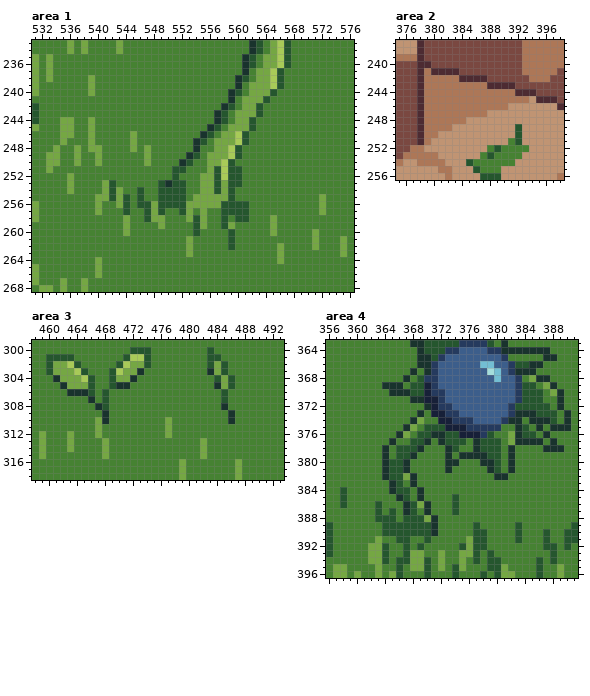
Pixel-art file: images/unsorted/sword in the stone practice.aseprite. Above: the version before the commit.
615x700 pixels, 1 frame. Colours within 5 levels of each other are drawn and written as one. Shown: area 1: x 531..576, y 233..268; area 2: x 375..398, y 237..256; area 3: x 458..493, y 299..318; area 4: x 356..391, y 363..396. The commit also changed other parts of the picture, which this record leaves out.
Now the later version:
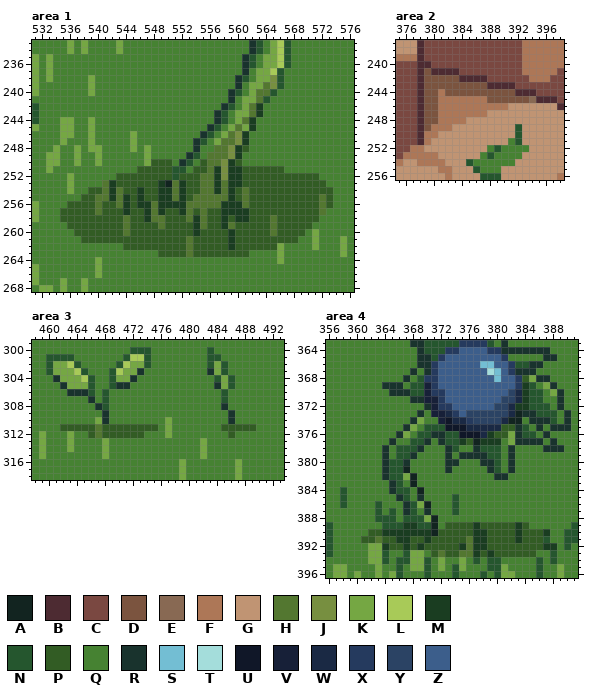
Palette (. is transparent): A #122420  B #4d2b32  C #7a4841  D #7b543f  E #886953  F #ad7757  G #c09473  H #537730  J #778f40  K #75a743  L #a8ca58  M #1a3d21  N #25562e  P #325c24  Q #468232  R #19332d  S #73bed3  T #a4dddb  U #101728  V #172038  W #1a2944  X #253a5e  Y #2b4364  Z #3c5e8b
The edit:
layer "Shade" opacity 30% multiply added
Changed rows in their new state; - is an unchanged pixel.
Area 1, layer "Shade":
first column x 535:
238 ------------------------------J--------
239 -----------------------------HJ--------
240 ----------------------------HH---------
241 ----------------------------H----------
242 ---------------------------HM----------
243 ---------------------------HM----------
244 --------------------------HM-----------
245 -------------------------H-M-----------
246 ------------------------HJM------------
247 -----------------------HHJM------------
248 ----------------------HHJMP------------
249 ---------------------HHHJM-------------
250 -------------PPP----PHHJMP-------------
251 -----------PPPPP---PPHMJMMPPPPPP-------
252 --------PPPPPPPP-PPPHHMJMMPPPPPPPPPPP--
253 ------HMPPPPPPMAHMPPHHMHMMPPPPPPPPPPPP-
254 ----PPHMHPPMPPMMHMPPHHMHMPHPPPPPPPPPPPP
255 ---PPHHMHMPMPPMMHMPHHHHHMPHPPPPPPPPPPHP
256 -PPPPHPPHMPMMHMMMMHHHHHMMMHPPPPPPPPPPHP
257 PPPPPHPPPMPPMHMPPMHPHPPMMMMPPPPPPPPPPH-
258 PPPPPPPPPHPPMHHPPPHMHPPMPMMPPPHPPPPPP--
259 -PPPPPPPPHPPPPHPPPPMHPPMHPPPPPHPPPPP---
260 --PPPPPPPHPPPPPPPPPMPPPPMPPPPPHPPPP----
261 ---PPPPPPPPPPPPPPPHPPPPPMPPPPPPPPP-----
262 ---------PPPPPPPPPHPPPPPMPPPPPP--------
263 --------------PPPPHPPPPPPPP------------
Area 2, layer "Shade":
first column x 379:
241 D---------------
242 DDDDD-----------
243 DDDDDDDDD-------
244 DD-DDDDDDDDDD---
245 DD-------DDDDDDE
246 DD--------------
247 DD--------------
248 DD--------------
249 D---------------
Area 3, layer "Shade":
first column x 462:
311 PPPPPHPPPPPPPP---------PPPPP
312 ----PHPPPPPP------------P---
Area 4, layer "Shade":
first column x 373:
368 -----------P
369 -----------M
370 ---------YWM
371 --------YYWM
372 -------YYWMM
373 W--YYYYYYWA-
374 UWW-YYYYWAA-
375 UUUWWWWWPP--
376 --UUUWMPP---
377 --MPAMMM----
first column x 361:
381 ------A---------------------
382 -------A--------------------
383 -------A--------------------
384 --------A-------------------
386 ---------A------------------
388 ----------A-----------------
389 ------MM--A-PPPPMPPPPPMP----
390 -PPMMMMMMMAPPPPPMMPPPPMPPPM-
391 PPHPPMMPPMPPPPPHMMPPPPMPPP--
392 ---MPPMPMPPPPPMHMMPPPPPPPPMM
393 ----------PHPPHHMPMPPPPPP---
Pixel boxes of the changes (left, top, right, bottom) in both pictures:
changed: (60, 75, 333, 257)
changed: (424, 68, 536, 131)
changed: (60, 424, 158, 438)
changed: (221, 424, 256, 438)
changed: (445, 375, 529, 445)
changed: (361, 466, 557, 557)
